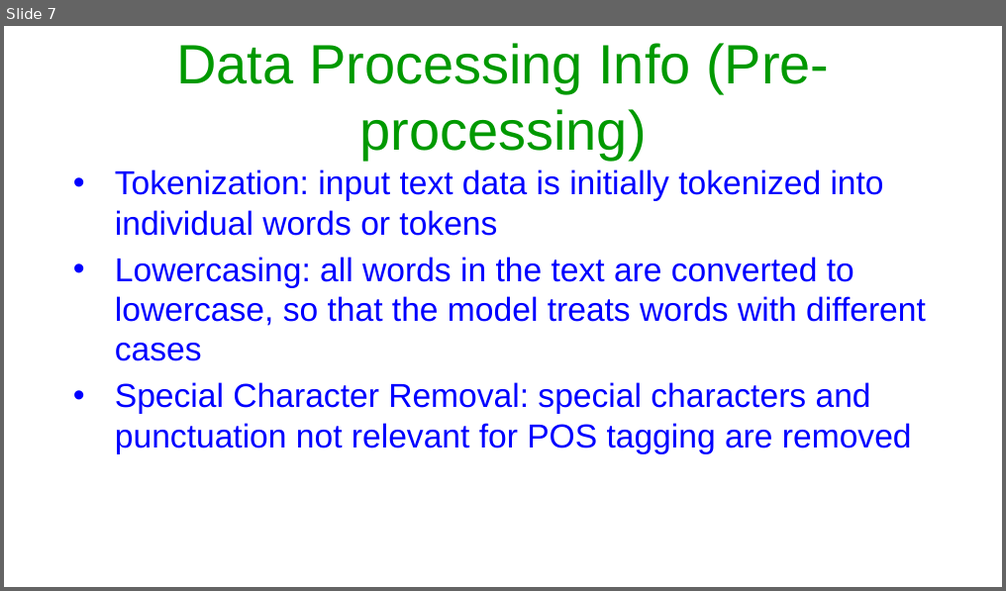
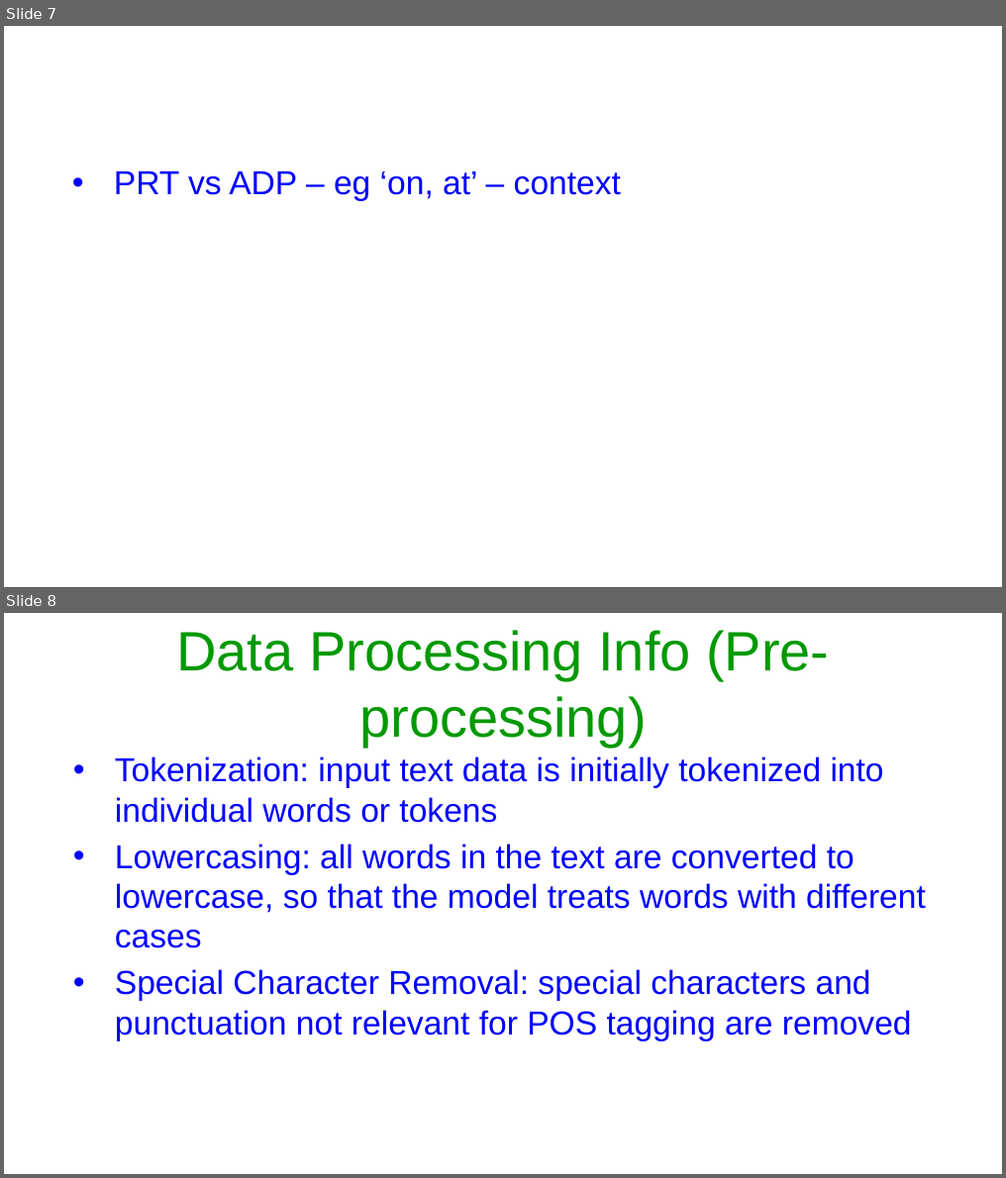
Before and after one commit to Arshim28/POS-Tagger, a slide deck: Assignment 2-PoS tagging.pptx. Shown one above the other, each under a label of ours: slide 7 before the commit, slides 7 and 8 after it. The pictures are 1006x591 and 1006x1178 pixels, drawn with LibreOffice and Linux fonts; fonts in the diff are those of the drawing. Boxes give left, top, right and bottom in pixels: in the first picture for what was removed or moved away, otherwise in the second. Text is boxed around its words. In the diff, an @@ line names an element or a change of style, - is before the commit and + after.

```diff
--- a/Assignment 2-PoS tagging.pptx
+++ b/Assignment 2-PoS tagging.pptx
@@ slide 7 added at (4,26,1002,587), background #FFFFFF @@
@@ text added at (114,172,621,201), 24 pt, text #0000FF @@
+• PRT vs ADP – eg ‘on, at’ – context
@@ what was slide 7 is now slide 8 @@
```
Also in this commit, not shown: 1 slide changed.
